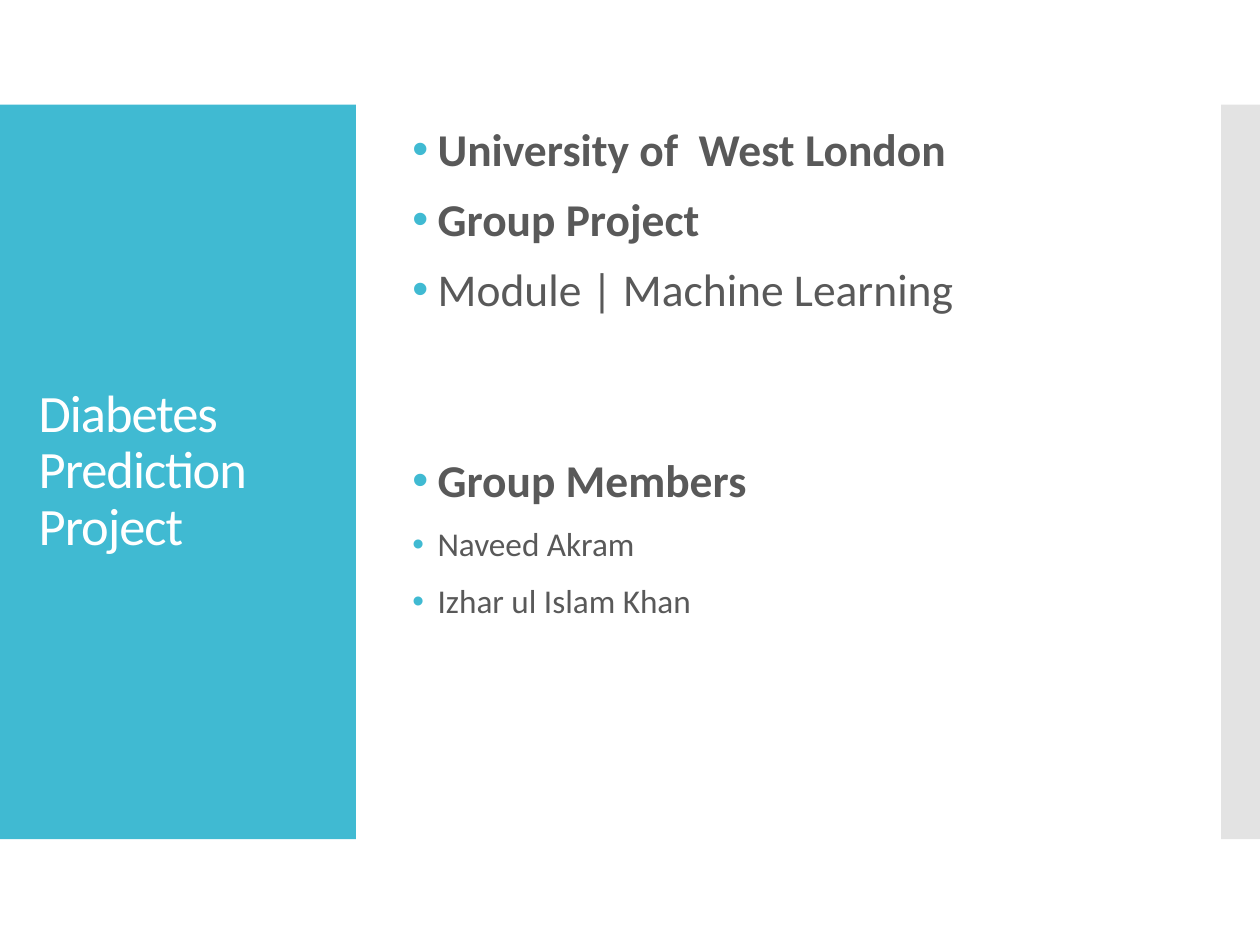
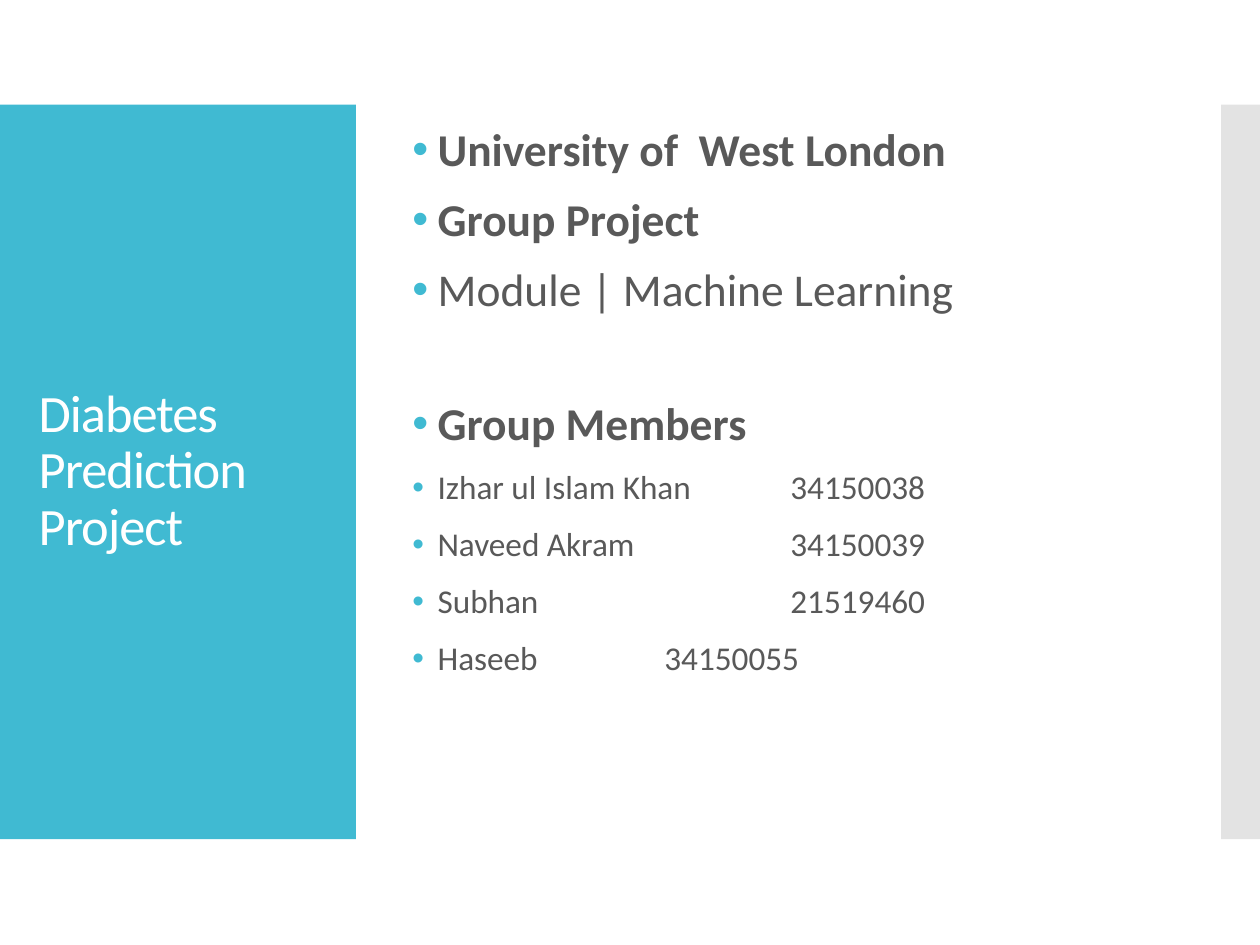
Before and after one commit to naveedakram83/diabetes-ml-2025, a slide deck: slide 1 of presentation/Diabetes_Prediction_Modern.pptx. Drawn at 1260x945 pixels with LibreOffice and Linux fonts; fonts in the diff are those of the drawing. Boxes give left, top, right and bottom in pixels: in the first picture for what was removed or moved away, otherwise in the second. Text is boxed around its words. In the diff, an @@ line names an element or a change of style, - is before the commit and + after.

```diff
--- a/presentation/Diabetes_Prediction_Modern.pptx
+++ b/presentation/Diabetes_Prediction_Modern.pptx
@@ text at <box>438,476,925,670</box>: text changed @@
-• Naveed Akram
-• Izhar ul Islam Khan
+• Izhar ul Islam Khan 34150038
+• Naveed Akram 34150039
+• Subhan 21519460
+• Haseeb 34150055
```
Also in this commit, not shown: 2 other files.
